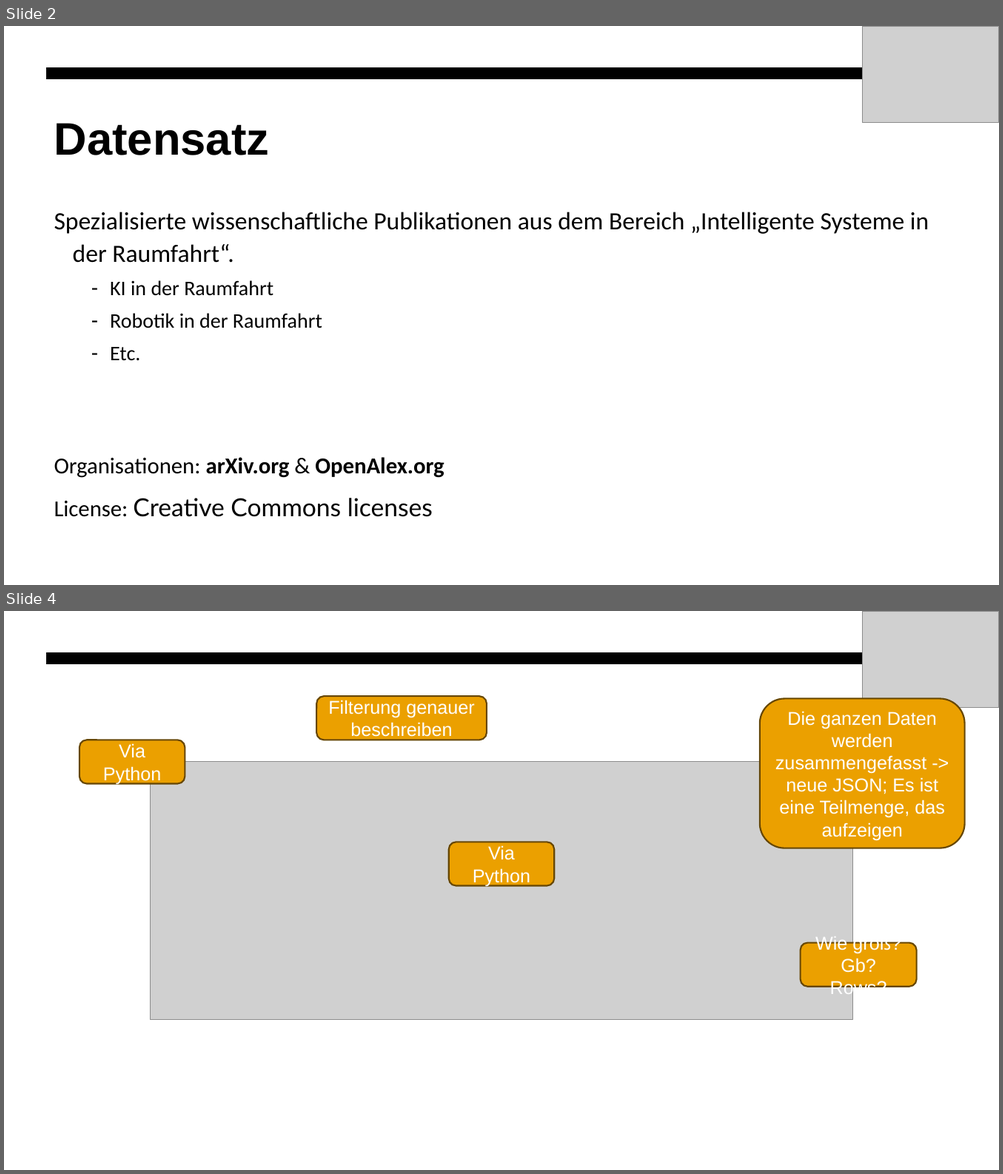
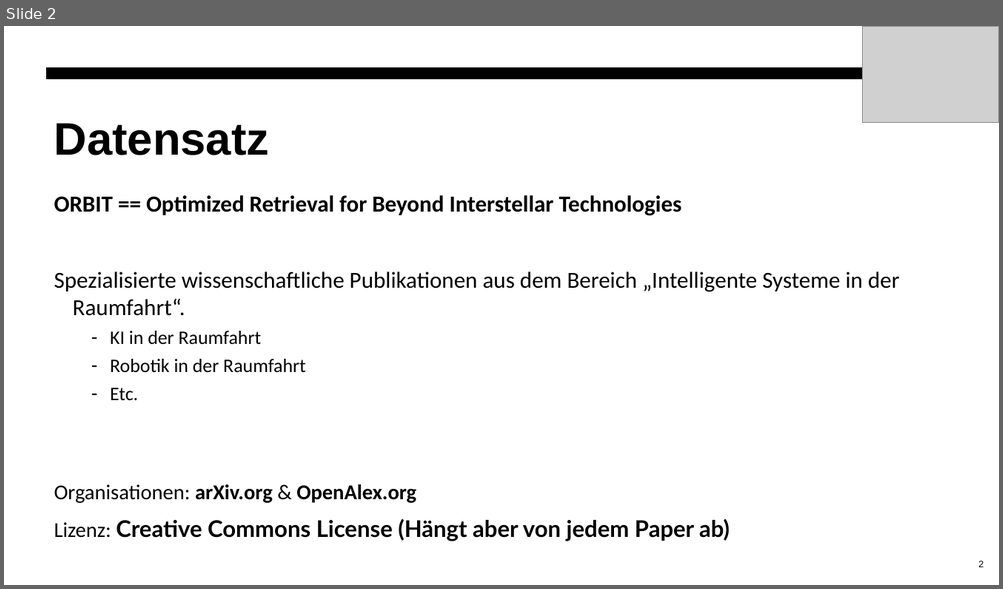
Before and after one commit to PatrykGadziomski/Orbit-Search-Engine, a slide deck: docs/zwischenpräsentation.pptx. Shown one above the other, each under a label of ours: slides 2 and 4 before the commit, slide 2 after it; the slides between them are not shown. The pictures are 1003x1174 and 1003x589 pixels, drawn with LibreOffice and Linux fonts; fonts in the diff are those of the drawing; grey boxes stand for pictures. Boxes give left, top, right and bottom in pixels: in the first picture for what was removed or moved away, otherwise in the second. Text is boxed around its words. In the diff, an @@ line names an element or a change of style, - is before the commit and + after.

```diff
--- a/docs/zwischenpräsentation.pptx
+++ b/docs/zwischenpräsentation.pptx
@@ slide 4 removed at (4,611,999,1170), background #FFFFFF; not listed: 1 template element that a slide beside it also shows @@
@@ picture removed at (862,612,999,707) @@
@@ rounded rectangle removed at (316,696,486,740) @@
-Filterung genauer beschreiben
@@ rounded rectangle removed at (760,699,965,849) @@
-Die ganzen Daten werden zusammengefasst -> neue JSON; Es ist eine Teilmenge, das aufzeigen
@@ rounded rectangle removed at (79,740,185,784) @@
-Via Python
@@ picture removed at (151,762,853,1019) @@
@@ rounded rectangle removed at (449,843,554,886) @@
-Via Python
@@ rounded rectangle removed at (800,943,916,987) @@
-Wie groß?
-Gb? Rows?
@@ slide 2 changed as well @@
@@ text at (54,195,682,216): paragraph added @@
+ORBIT == Optimized Retrieval for Beyond Interstellar Technologies
@@ text at (54,272,899,503): size 24 to 22.2 pt in "Spezialisierte wissenschaftliche Publikationen aus dem Berei ..."; size 20 to 18.5 pt in "KI in der Raumfahrt", "Robotik in der Raumfahrt", "Etc."; size 22 to 20.4 pt in "Organisationen: arXiv.org & OpenAlex.org"; line spacing 1.1 to 1 @@
@@ text at (54,519,729,542): text changed; size 24 to 22.2 pt; bold on @@
-License: Creative Commons licenses
+Lizenz: Creative Commons License (Hängt aber von jedem Paper ab)
@@ page number added at (978,561,983,568), 9 pt, text #000000 @@
+2
```
Also in this commit, not shown: 2 other slides changed, 2 slides added, 1 other slide removed.
